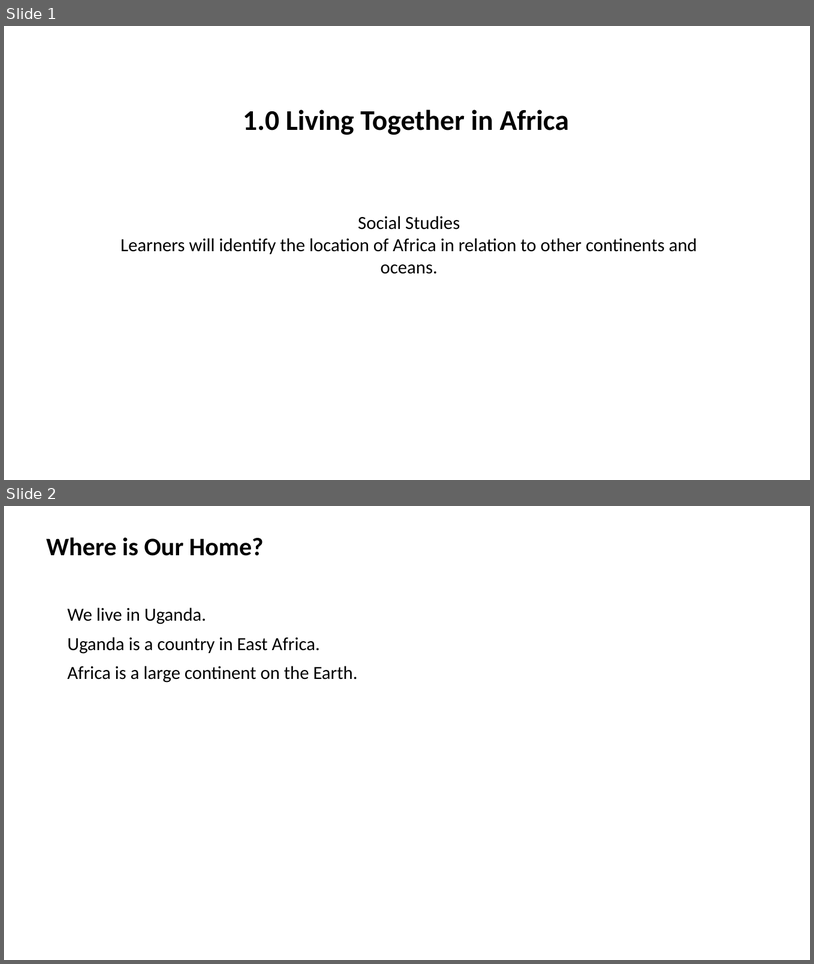
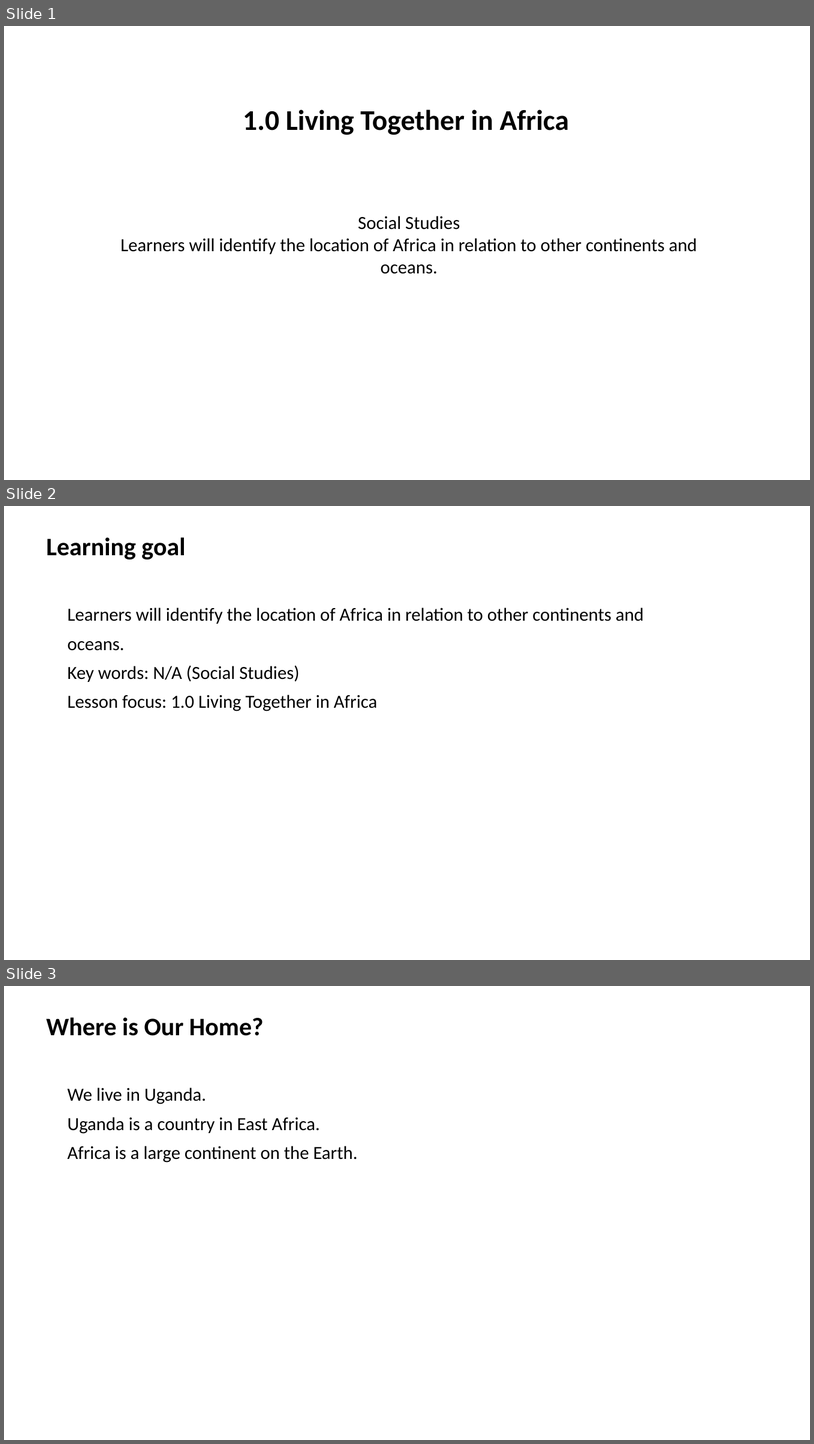
Before and after one commit to yousunjung84-edu/uganda-p7-mvp-20260629, a slide deck: uganda-p7-mvp/p7_t1_social_studies_0101/p7_t1_social_studies_0101.pptx. Shown one above the other, each under a label of ours: slides 1 and 2 before the commit, slides 1, 2 and 3 after it. The pictures are 814x964 and 814x1444 pixels, drawn with LibreOffice and Linux fonts; fonts in the diff are those of the drawing. Boxes give left, top, right and bottom in pixels: in the first picture for what was removed or moved away, otherwise in the second. Text is boxed around its words. In the diff, an @@ line names an element or a change of style, - is before the commit and + after.

```diff
--- a/uganda-p7-mvp/p7_t1_social_studies_0101/p7_t1_social_studies_0101.pptx
+++ b/uganda-p7-mvp/p7_t1_social_studies_0101/p7_t1_social_studies_0101.pptx
@@ slide 2 added at (4, 506, 810, 960), background #FFFFFF @@
@@ text added at (46, 537, 185, 559), 30 pt, text #000000, bold @@
+Learning goal
@@ text added at (68, 607, 644, 711), 22 pt, text #000000 @@
+Learners will identify the location of Africa in relation to other continents and
+oceans.
+Key words: N/A (Social Studies)
+Lesson focus: 1.0 Living Together in Africa
@@ what was slide 2 is now slide 3 @@
```
Also in this commit, not shown: 1 other slide added, 43 other files.
